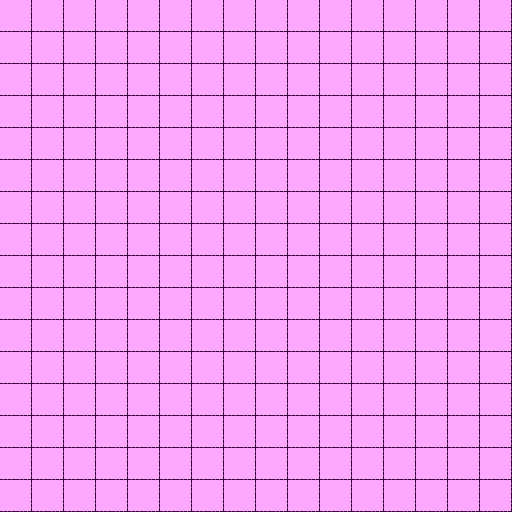
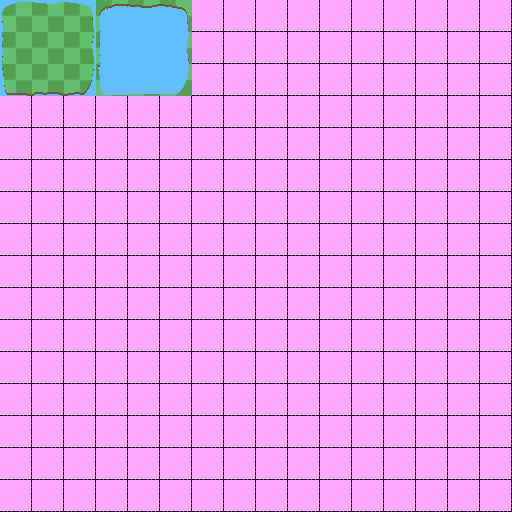
The second w=512, h=512 image is a revision of the first. Changes to its layers:
added layer "grass around water" above "water base" over [96,0,192,96]
added layer "water base" above "water around gras" over [96,0,192,96]
added layer "water around gras" above "grass base" over [0,0,97,96]
added layer "grass base" above "Background" over [0,0,96,96]
added layer "Background" over [0,0,192,96]
